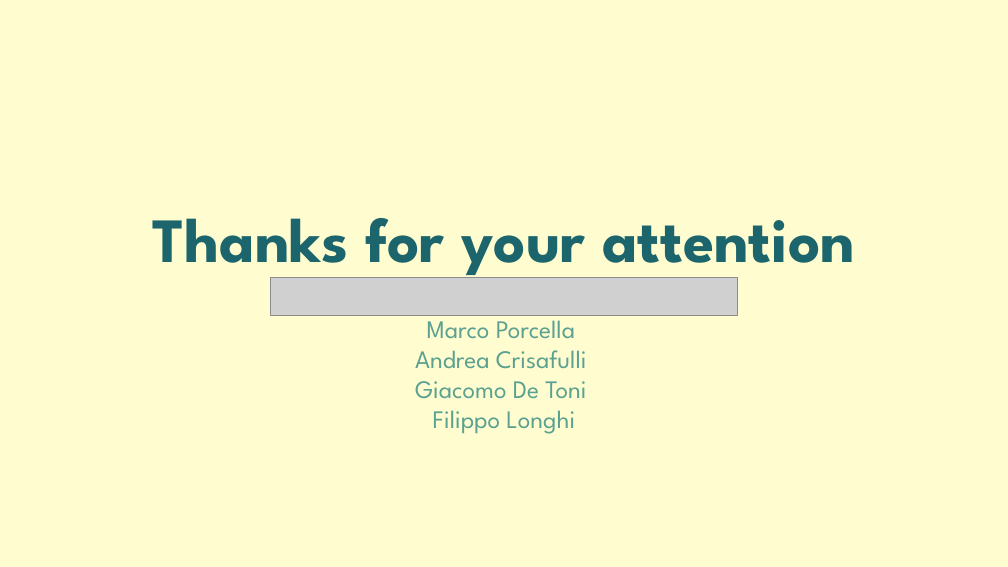
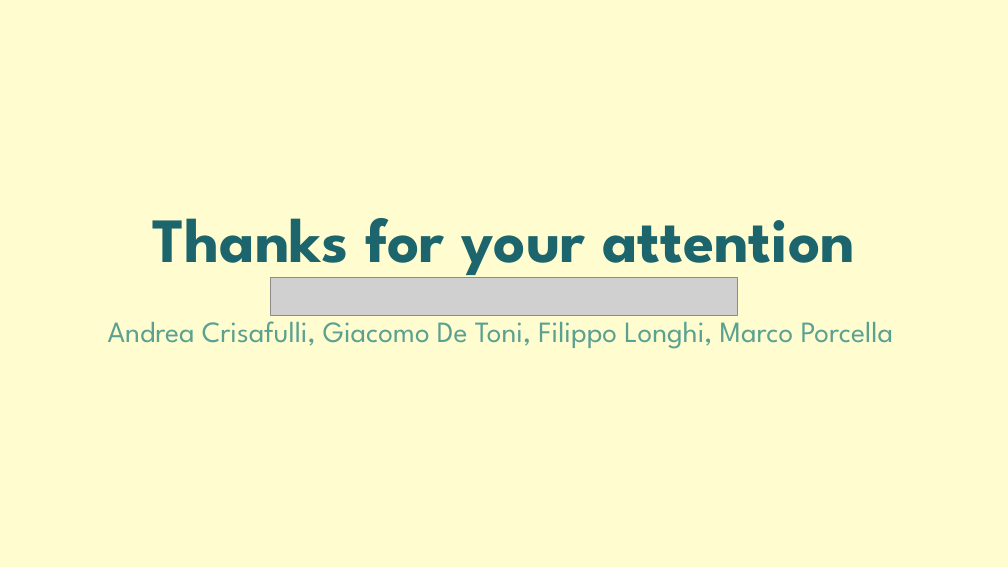
Before and after one commit to Ciorpy/G.A.I.A.-CMLS-2025, a slide deck: slide 30 of GAIA.pptx (slide 29 before the commit). Drawn at 1008x567 pixels with LibreOffice and Linux fonts; fonts in the diff are those of the drawing; grey boxes stand for pictures. Boxes give left, top, right and bottom in pixels: in the first picture for what was removed or moved away, otherwise in the second. Text is boxed around its words. In the diff, an @@ line names an element or a change of style, - is before the commit and + after.

```diff
--- a/GAIA.pptx
+++ b/GAIA.pptx
@@ text at [108, 312, 893, 349]: text changed; size 24 to 28 pt @@
-Marco Porcella
-Andrea Crisafulli
-Giacomo De Toni
-Filippo Longhi
+Andrea Crisafulli, Giacomo De Toni, Filippo Longhi, Marco Porcella
```
Also in this commit, not shown: 15 other slides changed, 3 slides added, 2 slides removed.
